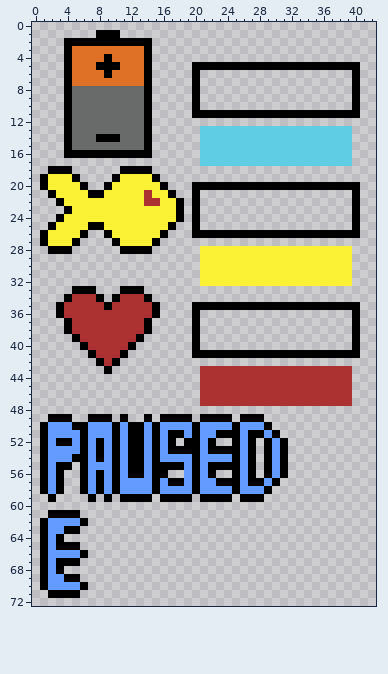
A pixel-art file gets an edit: Assets/Art/Buttons/Fishe Rampayge UI.aseprite. That is the earlier state.
86x85 pixels, 1 frame. Shown: x 0..42, y 0..72.
The same view after the edit:
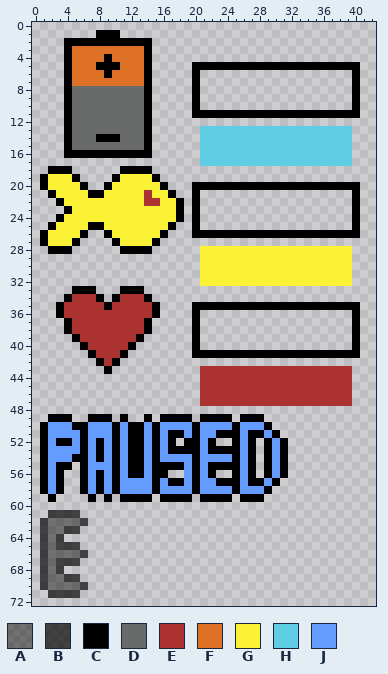
Palette (. is transparent): A #00000073  B #000000ae  C #000000  D #696a6a  E #ac3232  F #df7126  G #fbf236  H #5fcde4  J #639bff
What changed:
{"y":61,"x":2,"old":"CCCC","new":"BBBB"}
{"y":62,"x":1,"old":"CJJJJC","new":"BAAAAB"}
{"y":63,"x":1,"old":"CJJCC","new":"BAABB"}
{"y":64,"x":1,"old":"CJC","new":"BAB"}
{"y":65,"x":1,"old":"CJCCC","new":"BABBB"}
{"y":66,"x":1,"old":"CJJJJC","new":"BAAAAB"}
{"y":67,"x":1,"old":"CJCCC","new":"BABBB"}
{"y":68,"x":1,"old":"CJC","new":"BAB"}
{"y":69,"x":1,"old":"CJJCC","new":"BAABB"}
{"y":70,"x":1,"old":"CJJJJC","new":"BAAAAB"}
{"y":71,"x":2,"old":"CCCC","new":"BBBB"}
